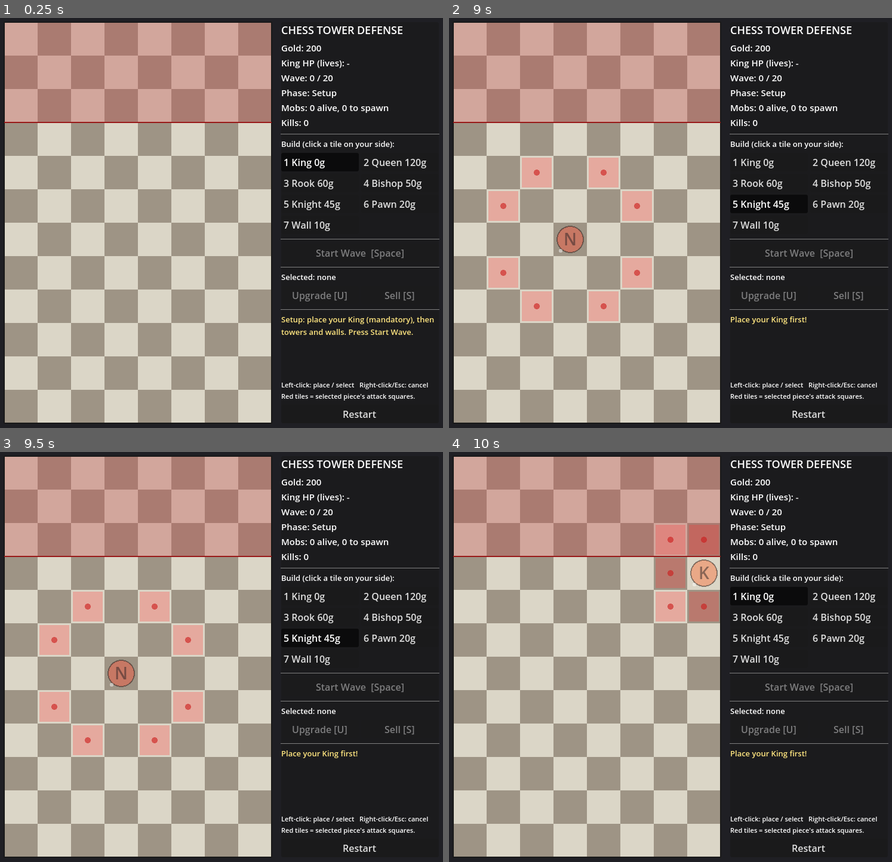
Above: before the commit, frames 1-4 (two rows, left to right).
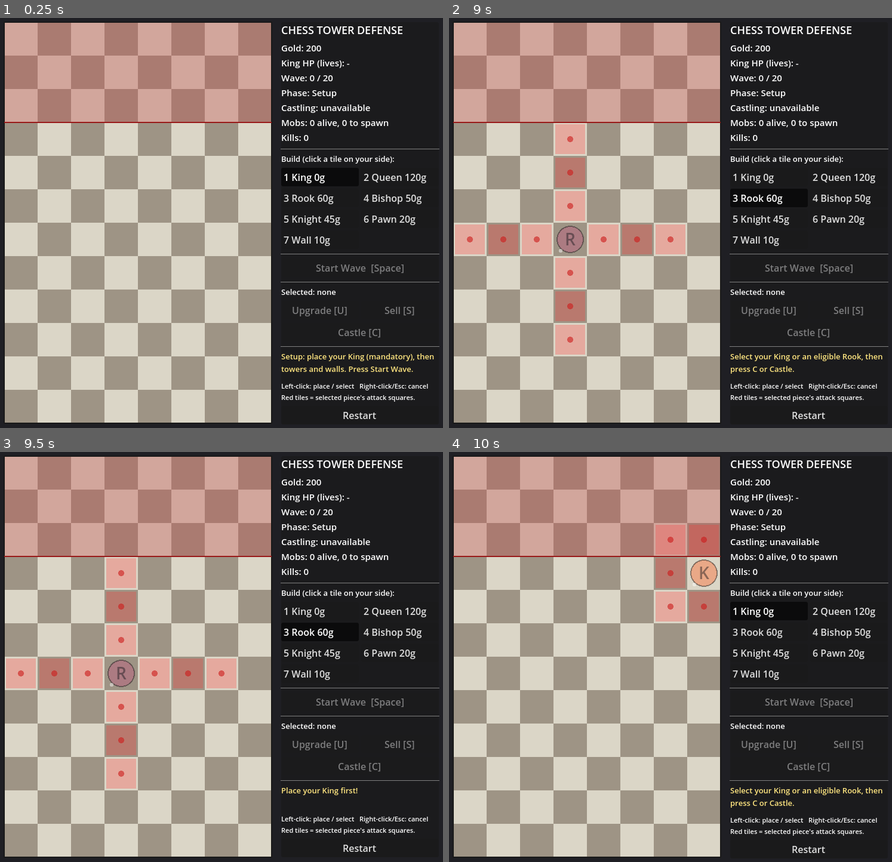
Above: after the commit, the same moments.

Repository: mhaiprojects/ChessTD-Protect-the-King
Game: Godot game, scene res://scenes/main.tscn
Same seed, same stepped clock (60 frames per second), same inputs: the game is played once before the commit and once after it.
Inputs (mouse positions are in pixels of both pictures, inside the frame that each line leads up to):
- Up to frame 1 (0.25 s): no input
- Up to frame 2 (9 s): click "Restart" at 0.5 s; click "Restart" at 1.25 s; click "Restart" at 2 s; click "1 King 0g" at 2.75 s; click "2 Queen 120g" at 3.5 s; click "3 Rook 60g" at 4.25 s; click "4 Bishop 50g" at 5 s; click "5 Knight 45g" at 5.75 s; click "6 Pawn 20g" at 6.5 s; click "7 Wall 10g" at 7.25 s; tap A at 8, 8.75 s; move the mouse to (772, 202) at 8.02 s; tap C at 8.1, 8.85 s; click (772, 202) at 8.17 s; tap Space at 8.27 s; move the mouse to (581, 243) at 8.77 s; hold S from 8.78 s (still down)
- Up to frame 3 (9.5 s): keep holding S; tap Space at 9.02 s
- Up to frame 4 (10 s): tap A at 9.5 s; move the mouse to (714, 562) at 9.52 s; release S at 9.53 s; tap 1 at 9.6 s; tap C at 9.8 s

The runs differ from the first frame. In frame 1, 4.7% of the frame differs, in the area x 63-100%, y 21-98%; in frame 2, 14%, in the area x 1-100%, y 21-98%; in frame 3, 14%; in frame 4, 4.3%.

Commit message:
2026-11-17 18:14 AEDT: Add once-per-match King–Rook castling with HUD and tests.
Co-authored-by: Cursor <cursoragent@cursor.com>

Diff:
--- a/scripts/game.gd
+++ b/scripts/game.gd
@@ -15,6 +15,9 @@
 const PIECE_PATH_WEIGHT := 12.0    # mobs path around pieces, but will smash through if fully walled
 const SPAWN_INTERVAL := 1.2
 const MOB_ATTACK_RATE := 1.0
+## Castling: King swaps with a Rook on the same rank, horizontal distance 2–4 tiles (once per match).
+const CASTLING_MIN_H := 2
+const CASTLING_MAX_H := 4
 
 enum Phase { SETUP, WAVE, BETWEEN, GAME_OVER, VICTORY }
 const PHASE_NAMES := ["Setup", "Wave running", "Build (between waves)", "GAME OVER", "VICTORY"]
@@ -67,6 +70,7 @@
 var kills := 0
 var gold_from_kills := 0
 var last_message := ""
+var castling_used := false
 var rng := RandomNumberGenerator.new()
 var astar := AStarGrid2D.new()
 var _tiles_cache: Dictionary = {}
@@ -97,6 +101,7 @@
 	spawn_types.clear()
 	kills = 0
 	gold_from_kills = 0
+	castling_used = false
 	_board_changed()
 	_msg("Setup: place your King (mandatory), then towers and walls. Press Start Wave.")
 
@@ -282,6 +287,102 @@
 	_board_changed()
 	_msg("Removed %s (+%d gold)." % [P.NAMES[p.type], refund])
 	return true
+
+
+func _mob_on_tile(c: Vector2i) -> bool:
+	return _tile_occupied_by_mob(c)
+
+
+func _rook_on_kings_row(c: Vector2i) -> bool:
+	if not has_king():
+		return false
+	var p = pieces.get(c)
+	if p == null or p.type != P.ROOK:
+		return false
+	if c.y != king_cell.y:
+		return false
+	var dx: int = absi(c.x - king_cell.x)
+	return dx >= CASTLING_MIN_H and dx <= CASTLING_MAX_H
+
+
+func castle_rooks_eligible() -> Array:
+	if castling_used or not has_king():
+		return []
+	if phase == Phase.GAME_OVER or phase == Phase.VICTORY:
+		return []
+	var out: Array = []
+	for c in pieces:
+		if _rook_on_kings_row(c) and can_castle_to(c) == "":
+			out.append(c)
+	return out
+
+
+func can_castle_to(rook_c: Vector2i) -> String:
+	if castling_used:
+		return "Castling already used this match."
+	if phase == Phase.GAME_OVER or phase == Phase.VICTORY:
+		return "Game is over."
+	if not has_king():
+		return "No King on the board."
+	if not _rook_on_kings_row(rook_c):
+		return "Rook must be on the King's row, 2–4 tiles away horizontally."
+	if _mob_on_tile(king_cell) or _mob_on_tile(rook_c):
+		return "Cannot castle — a mob occupies the King or Rook."
+	if not _paths_exist_to_goal(rook_c, []):
+		return "Would block all paths to the King."
+	return ""
+
+
+func perform_castle(rook_c: Vector2i) -> bool:
+	var err := can_castle_to(rook_c)
+	if err != "":
+		_msg(err)
+		return false
+	var king_c: Vector2i = king_cell
+	var k = pieces[king_c]
+	var r = pieces[rook_c]
+	pieces.erase(king_c)
+	pieces.erase(rook_c)
+	k.cell = rook_c
+	r.cell = king_c
+	pieces[rook_c] = k
+	pieces[king_c] = r
+	king_cell = rook_c
+	castling_used = true
+	if selected == king_c:
+		selected = rook_c
+	elif selected == rook_c:
+		selected = king_c
+	_board_changed()
+	_msg("Castling! King and Rook swapped.")
+	return true
+
+
+func try_castle() -> bool:
+	if castling_used:
+		_msg("Castling already used this match.")
+		return false
+	var rook_c := Vector2i(-1, -1)
+	var p = get_piece(selected)
+	if p == null:
+		_msg("Select your King or an eligible Rook, then press C or Castle.")
+		return false
+	if p.type == P.ROOK:
+		rook_c = selected
+	elif p.type == P.KING:
+		var best_dx := 999
+		for c in castle_rooks_eligible():
+			var dx: int = absi(c.x - king_cell.x)
+			if dx < best_dx:
+				best_dx = dx
+				rook_c = c
+		if rook_c.x < 0:
+			_msg("No eligible Rook to castle with (same row, 2–4 tiles away).")
+			return false
+	else:
+		_msg("Select your King or a Rook to castle.")
+		return false
+	return perform_castle(rook_c)
 
 
 func start_wave() -> bool:
@@ -534,6 +635,8 @@
 				sell(selected)
 			KEY_SPACE, KEY_ENTER:
 				start_wave()
+			KEY_C:
+				try_castle()
 			KEY_ESCAPE:
 				selected = Vector2i(-1, -1)
 				build_type = -1
@@ -597,6 +700,12 @@
 		_draw_piece_shape(p.type, cell_center(Vector2(c)), p.level, p.hp / p.max_hp, p.flash, font, 1.0)
 	if pieces.has(selected):
 		draw_rect(Rect2(ORIGIN + Vector2(selected) * TILE, Vector2(TILE, TILE)), Color(1, 1, 0.2), false, 3.0)
+
+	if not castling_used and has_king():
+		for c in castle_rooks_eligible():
+			var cr := Rect2(ORIGIN + Vector2(c) * TILE, Vector2(TILE, TILE)).grow(-4)
+			draw_rect(cr, Color(0.25, 0.55, 1.0, 0.35))
+			draw_rect(cr, Color(0.3, 0.65, 1.0, 0.95), false, 2.0)
 
 	for m in mobs:
 		var cp := cell_center(m.pos)
--- a/scripts/ui.gd
+++ b/scripts/ui.gd
@@ -12,6 +12,7 @@
 var btn_upgrade: Button
 var btn_sell: Button
 var btn_restart: Button
+var btn_castle: Button
 
 
 func _ready() -> void:
@@ -58,6 +59,9 @@
 	h.add_child(btn_upgrade)
 	h.add_child(btn_sell)
 	v.add_child(h)
+	btn_castle = _button("Castle [C]")
+	btn_castle.pressed.connect(func(): game.try_castle())
+	v.add_child(btn_castle)
 	v.add_child(HSeparator.new())
 	lbl_msg = _label("", 13)
 	lbl_msg.modulate = Color(1, 0.9, 0.5)
@@ -98,14 +102,16 @@
 	if game.has_king():
 		var k = game.pieces[game.king_cell]
 		king_hp = "%d / %d" % [ceili(k.hp), ceili(k.max_hp)]
-	lbl_stats.text = "Gold: %d\nKing HP (lives): %s\nWave: %d / %d\nPhase: %s\nMobs: %d alive, %d to spawn\nKills: %d" % [
-		game.gold, king_hp, game.wave, game.MAX_WAVES, game.PHASE_NAMES[game.phase],
+	var castle_txt := "used" if game.castling_used else ("available" if game.castle_rooks_eligible().size() > 0 else "unavailable")
+	lbl_stats.text = "Gold: %d\nKing HP (lives): %s\nWave: %d / %d\nPhase: %s\nCastling: %s\nMobs: %d alive, %d to spawn\nKills: %d" % [
+		game.gold, king_hp, game.wave, game.MAX_WAVES, game.PHASE_NAMES[game.phase], castle_txt,
 		game.mobs.size(), game.spawn_left, game.kills]
 	for t in build_buttons:
 		var b: Button = build_buttons[t]
 		b.set_pressed_no_signal(game.build_type == t)
 		b.disabled = game.gold < P.COST[t] or (t == P.KING and game.has_king())
 	btn_start.disabled = not (game.phase == game.Phase.SETUP or game.phase == game.Phase.BETWEEN) or not game.has_king()
+	btn_castle.disabled = game.castling_used or game.castle_rooks_eligible().is_empty()
 	var p = game.get_piece(game.selected)
 	if p == null:
 		lbl_sel.text = "Selected: none"
--- a/tests/test_runner.gd
+++ b/tests/test_runner.gd
@@ -69,6 +69,8 @@
 	test_mob_tile_occupation()
 	print("== Mobs attack pieces ==")
 	test_mob_attacks()
+	print("== Castling ==")
+	test_castling()
 	print("== Combat, gold, upgrades ==")
 	test_combat_gold_upgrade()
 	print("== Full wave simulation ==")
@@ -154,13 +156,16 @@
 	# Sapper prefers walls over other pieces when King not adjacent
 	g = new_game()
 	g.place(P.KING, Vector2i(3, 11))
-	g.place(P.PAWN, Vector2i(2, 9))
-	g.place(P.WALL, Vector2i(3, 9))
+	_force_wall(g, Vector2i(3, 9))
+	var wall0 = g.pieces[Vector2i(3, 9)]
+	wall0.max_hp = 5000.0
+	wall0.hp = 5000.0
 	var sap = g.spawn_mob(Vector2i(3, 8), 100000.0, M.SAPPER)
 	sap.speed = 0.0
+	sap.damage = 5.0
 	run_for(g, 2.5)
-	var wall = g.pieces[Vector2i(3, 9)]
-	check(wall.hp < wall.max_hp, "Sapper attacks adjacent wall preferentially")
+	var wall = g.get_piece(Vector2i(3, 9))
+	check(wall != null and wall.hp < wall.max_hp, "Sapper attacks adjacent wall preferentially")
 	g.free()
 
 
@@ -363,6 +368,66 @@
 	check(not g.place(P.PAWN, Vector2i(1, 9)), "No building after game over")
 	g.reset()
 	check(g.phase == g.Phase.SETUP and g.pieces.is_empty() and g.gold == 200, "Restart resets the game")
+	g.free()
+
+
+func test_castling() -> void:
+	var g = new_game()
+	g.place(P.KING, Vector2i(3, 11))
+	g.place(P.ROOK, Vector2i(1, 11))
+	check(g.castle_rooks_eligible().has(Vector2i(1, 11)), "Rook two tiles left on King row is eligible")
+	g.place(P.ROOK, Vector2i(6, 8))
+	check(not g.castle_rooks_eligible().has(Vector2i(6, 8)), "Rook not on King row is ineligible")
+	g.selected = Vector2i(1, 11)
+	check(g.perform_castle(Vector2i(1, 11)) and g.king_cell == Vector2i(1, 11), "Castling swaps King to Rook tile")
+	check(g.pieces[Vector2i(1, 11)].type == P.KING and g.pieces[Vector2i(3, 11)].type == P.ROOK, "Pieces swapped positions")
+	check(g.castling_used and g.castle_rooks_eligible().is_empty(), "Only one castle per match")
+	check(not g.perform_castle(Vector2i(3, 11)), "Second castle rejected")
+	g.reset()
+	check(not g.castling_used and g.pieces.is_empty(), "Restart resets castling flag")
+	g.free()
+
+	g = new_game()
+	g.place(P.KING, Vector2i(3, 11))
+	g.place(P.ROOK, Vector2i(7, 11))
+	check(g.castle_rooks_eligible().has(Vector2i(7, 11)), "Rook four tiles away is eligible")
+	g.place(P.ROOK, Vector2i(0, 8))
+	check(not g.castle_rooks_eligible().has(Vector2i(0, 8)), "Rook on wrong row is ineligible")
+	g.sell(Vector2i(7, 11))
+	g.sell(Vector2i(3, 11))
+	g.place(P.KING, Vector2i(0, 11))
+	g.place(P.ROOK, Vector2i(5, 11))
+	check(g.castle_rooks_eligible().is_empty(), "Rook five tiles away is ineligible")
+	g.free()
+
+	g = new_game()
+	g.place(P.KING, Vector2i(3, 11))
+	g.place(P.ROOK, Vector2i(6, 11))
+	var mob = g.spawn_mob(Vector2i(3, 11), 100.0)
+	mob.speed = 0.0
+	check(g.can_castle_to(Vector2i(6, 11)) != "", "Cannot castle with mob on King tile")
+	g.free()
+
+	g = new_game()
+	g.place(P.KING, Vector2i(3, 11))
+	g.place(P.ROOK, Vector2i(6, 11))
+	g.place(P.ROOK, Vector2i(1, 11))
+	g.place(P.ROOK, Vector2i(7, 11))
+	_force_wall(g, Vector2i(6, 10))
+	_force_wall(g, Vector2i(7, 10))
+	for y in range(3, 11):
+		_force_wall(g, Vector2i(6, y))
+	check(g.can_castle_to(Vector2i(7, 11)) != "", "Castle rejected when swap leaves no path to King")
+	g.selected = Vector2i(3, 11)
+	check(g.try_castle() and g.king_cell == Vector2i(1, 11), "try_castle from King picks nearest eligible rook")
+	g.free()
+
+	g = new_game()
+	g.place(P.KING, Vector2i(3, 11))
+	g.place(P.ROOK, Vector2i(6, 11))
+	g.start_wave()
+	g.selected = Vector2i(6, 11)
+	check(g.perform_castle(Vector2i(6, 11)) and g._paths_exist_to_goal(g.king_cell, []), "Post-castle path to King remains")
 	g.free()
 
 
